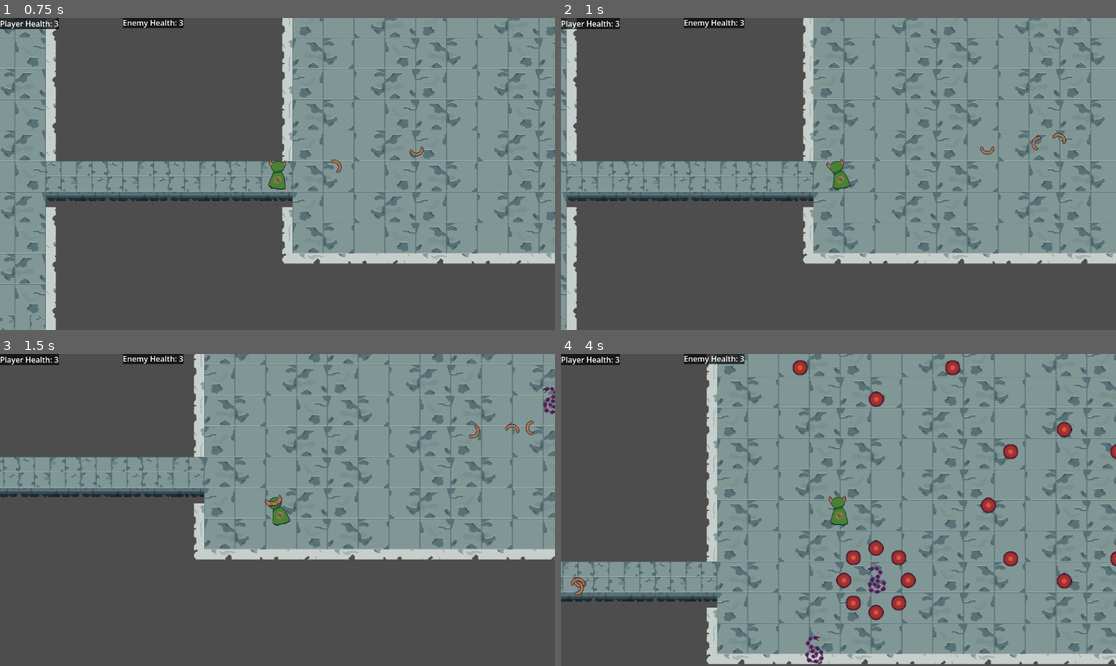
Above: before the commit, frames 1-4 (two rows, left to right).
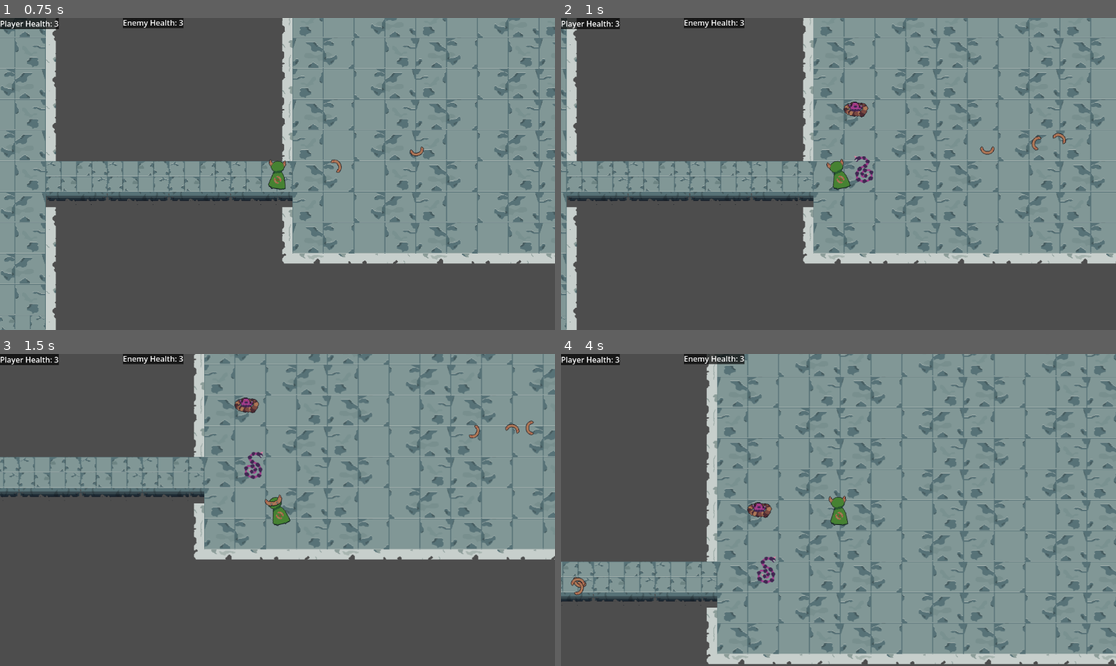
Above: after the commit, the same moments.

Repository: steve52/boomerang-guy-and-the-aglet
Game: Godot game, scene res://Scenes/game.tscn
The game is run twice, just before and just after one commit, with the same random seed, the same clock (stepped at 60 frames per second) and the same inputs.
Inputs (mouse positions are in pixels of both pictures, inside the frame that each line leads up to):
- Up to frame 1 (0.75 s): tap Enter (ui_accept) at 0.5 s; move the mouse to (399, 158) at 0.52 s; press the mouse at (399, 158) at 0.53 s; hold D (Right) from 0.53 s (still down)
- Up to frame 2 (1 s): keep holding D (Right); tap Enter (ui_accept) at 0.77 s
- Up to frame 3 (1.5 s): move the mouse to (166, 525) at 1.27 s; release D (Right) at 1.28 s; release the mouse at (166, 525) at 1.28 s; hold S (Down) from 1.28 s (still down); tap Shift (Sprint) at 1.35 s
- Up to frame 4 (4 s): tap Enter (ui_accept) at 1.52, 3.02, 3.77 s; move the mouse to (894, 441) at 2.02 s; release S (Down) at 2.03 s; press the mouse at (894, 441) at 2.03 s; hold D (Right) 2.03-2.78 s; move the mouse to (810, 572) at 2.77 s; release the mouse at (810, 572) at 2.78 s; hold W (Up) 2.78-3.53 s; tap Shift (Sprint) at 2.85 s; move the mouse to (1005, 556) at 3.52 s; press the mouse at (1005, 556) at 3.53 s; hold A (Left) from 3.53 s (still down)

Frame 1 is identical in both runs. In frame 2, 0.3% of the frame differs, in the area x 50-57%, y 26-54%; in frame 3, 0.4%; in frame 4, 2.5%, in the area x 33-100%, y 2-100%.
Error before the commit: Invalid call. Nonexistent function 'wakeUp' in base 'CharacterBody2D (charging_enemy.gd)'. (res://Scripts/room_area_2d.gd:12)

Commit message:
Add spawn points echo "Good Morning " + $USER

Diff:
--- /dev/null
+++ b/Scenes/enemy_spawn_point.tscn
@@ -0,0 +1,13 @@
+[gd_scene format=3 uid="uid://3tp07wa8w5gy"]
+
+[ext_resource type="Script" uid="uid://dmvg0udm7qdx2" path="res://Scripts/enemy_spawn_point.gd" id="1_n4jqb"]
+
+[sub_resource type="RectangleShape2D" id="RectangleShape2D_r3t11"]
+
+[node name="EnemySpawnPoint" type="Area2D" unique_id=636165994]
+collision_layer = 257
+collision_mask = 0
+script = ExtResource("1_n4jqb")
+
+[node name="CollisionShape2D" type="CollisionShape2D" parent="." unique_id=1847580155]
+shape = SubResource("RectangleShape2D_r3t11")
--- a/Scenes/game.tscn
+++ b/Scenes/game.tscn
@@ -6,8 +6,8 @@
 [ext_resource type="PackedScene" uid="uid://b5a8hky43rkw3" path="res://Scenes/Enemies/ShieldBoss.tscn" id="3_wrm1d"]
 [ext_resource type="PackedScene" uid="uid://cx2vdbwupks4q" path="res://Scenes/room_area2d.tscn" id="6_1l0tm"]
 [ext_resource type="Script" uid="uid://03kylyn6ak6w" path="res://Scripts/hud.gd" id="6_i6g32"]
-[ext_resource type="PackedScene" uid="uid://cuselsv4h0gmx" path="res://Scenes/Enemies/ChargingEnemy.tscn" id="7_v158k"]
 [ext_resource type="PackedScene" uid="uid://d16f3v2leehim" path="res://Scenes/Enemies/TeleportingEnemy.tscn" id="8_h4fw4"]
+[ext_resource type="PackedScene" uid="uid://3tp07wa8w5gy" path="res://Scenes/enemy_spawn_point.tscn" id="9_h4fw4"]
 
 [sub_resource type="TileSetAtlasSource" id="TileSetAtlasSource_wowpa"]
 texture = ExtResource("2_wowpa")
@@ -308,11 +308,13 @@
 position = Vector2(3874, 357)
 scale = Vector2(78.17118, 54.844135)
 
-[node name="ChargingEnemy" parent="." unique_id=1139710602 instance=ExtResource("7_v158k")]
-position = Vector2(3435, 143)
-
-[node name="ChargingEnemy2" parent="." unique_id=972697824 instance=ExtResource("7_v158k")]
-position = Vector2(3825, 587)
-
 [node name="TeleportingEnemy" parent="." unique_id=1669330903 instance=ExtResource("8_h4fw4")]
 position = Vector2(6784, 1852)
+
+[node name="EnemySpawnPoint" parent="." unique_id=219178270 instance=ExtResource("9_h4fw4")]
+position = Vector2(3208, 722)
+enemy_type = "charging"
+
+[node name="EnemySpawnPoint2" parent="." unique_id=316590915 instance=ExtResource("9_h4fw4")]
+position = Vector2(3191, 595)
+enemy_type = "teleporting"
--- a/Scenes/player.tscn
+++ b/Scenes/player.tscn
@@ -37,7 +37,7 @@
 size = Vector2(19, 41)
 
 [node name="Player" type="CharacterBody2D" unique_id=197361324 groups=["player"]]
-collision_mask = 328
+collision_mask = 72
 script = ExtResource("1_cvnsp")
 
 [node name="AnimatedSprite2D" type="AnimatedSprite2D" parent="." unique_id=1489554574]
--- a/Scenes/room_area2d.tscn
+++ b/Scenes/room_area2d.tscn
@@ -7,8 +7,8 @@
 [sub_resource type="GDScript" id="GDScript_edsjq"]
 
 [node name="RoomArea2d" type="Area2D" unique_id=1095550340]
-collision_layer = 256
-collision_mask = 5
+collision_layer = 0
+collision_mask = 257
 script = ExtResource("1_dyttk")
 
 [node name="CollisionShape2D" type="CollisionShape2D" parent="." unique_id=1580882112]
--- /dev/null
+++ b/Scripts/enemy_spawn_point.gd
@@ -0,0 +1,28 @@
+extends Node2D
+
+class_name EnemySpawnPoint
+
+@export_enum("teleporting", "charging", "shield_boss", "boomerang_boss") var enemy_type: String = "charging"
+
+
+const BOOMERANG_BOSS_SCENE =preload("res://Scenes/Enemies/BoomerangBoss.tscn")
+const CHARGING_ENEMY_SCENE =preload("res://Scenes/Enemies/ChargingEnemy.tscn")
+const SHIELD_BOSS_SCENE =preload("res://Scenes/Enemies/ShieldBoss.tscn")
+const TELEPORTINIG_ENEMY_SCENE =preload("res://Scenes/Enemies/TeleportingEnemy.tscn")
+
+
+func spawn():
+	var enemy
+
+	match enemy_type:
+		"teleporting":
+			enemy = TELEPORTINIG_ENEMY_SCENE.instantiate()
+		"charging":
+			enemy = CHARGING_ENEMY_SCENE.instantiate()
+		"shield_boss":
+			enemy = SHIELD_BOSS_SCENE.instantiate()
+		"boomerang_boss":
+			enemy = BOOMERANG_BOSS_SCENE.instantiate()
+
+	enemy.global_position = global_position
+	get_tree().current_scene.add_child.call_deferred(enemy)
--- a/Scripts/room_area_2d.gd
+++ b/Scripts/room_area_2d.gd
@@ -1,12 +1,10 @@
 extends Area2D
 
 func isEnemy(body: Node2D) -> bool:
-	return body.is_in_group("enemies")
+	return body is EnemySpawnPoint
 
 func _on_body_entered(body: Node2D) -> void:
 	if (body.is_in_group("player")):
-		var enemies = get_overlapping_bodies().filter(isEnemy)
-		print('~~~', enemies)
-		for enemy in enemies:
-			print('~~~', enemy)
-			enemy.wakeUp()
+		var enemy_spawn_points = get_overlapping_areas().filter(isEnemy)
+		for spawn_point in enemy_spawn_points:
+			spawn_point.spawn()
--- a/project.godot
+++ b/project.godot
@@ -75,6 +75,7 @@
 2d_physics/layer_6="AllyShield"
 2d_physics/layer_7="EnemyShield"
 2d_physics/layer_8="EnemyBoomerang"
+2d_physics/layer_9="EnemySpawnPoint"
 
 [physics]
 
Not shown, added: Scripts/enemy_spawn_point.gd.uid
